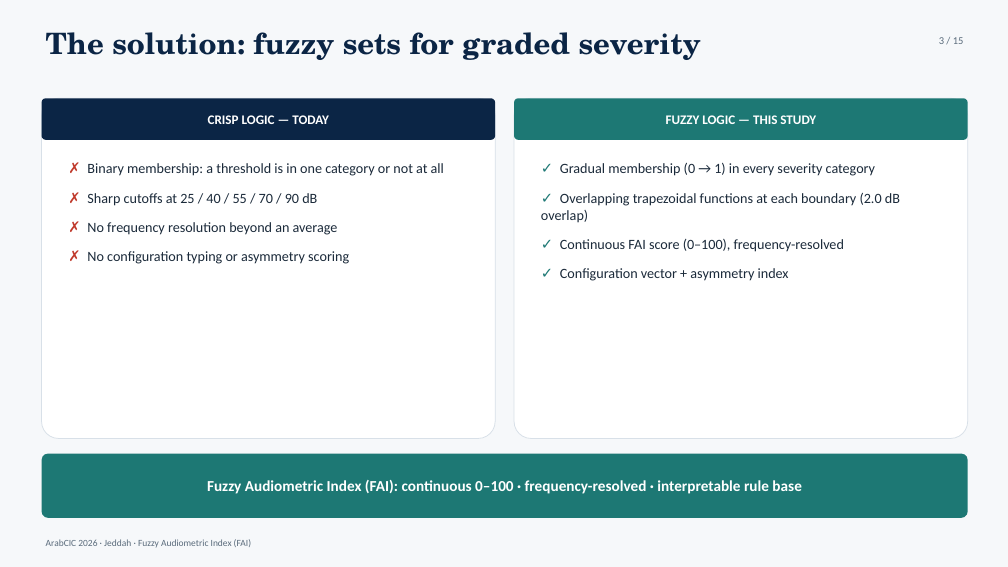
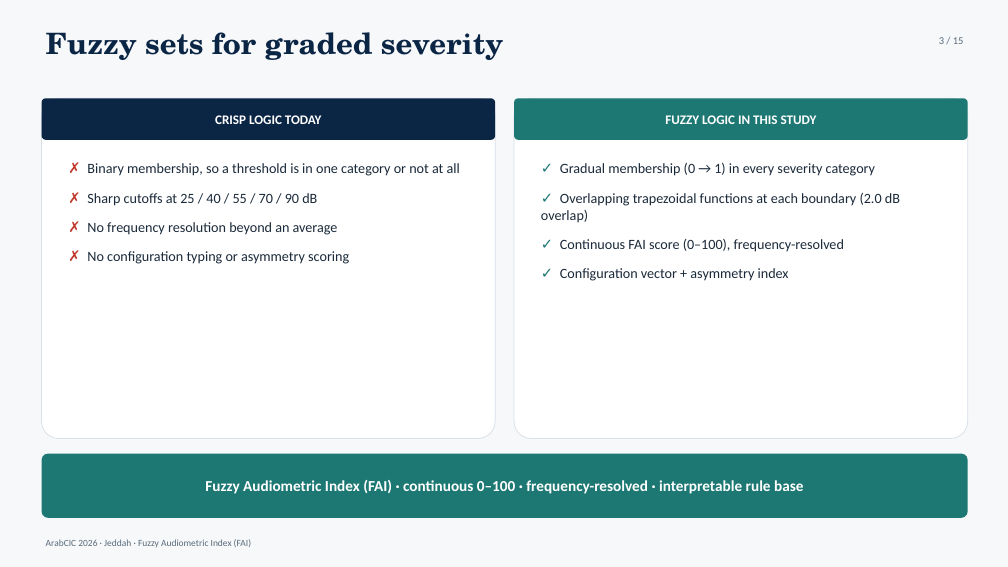
Before and after one commit to ameye/fuzzy-audiogram, a slide deck: slide 3 of arabcic2026/arabcic2026_fuzzy_audiogram.pptx. Drawn at 1008x567 pixels with LibreOffice and Linux fonts; fonts in the diff are those of the drawing. Boxes give left, top, right and bottom in pixels: in the first picture for what was removed or moved away, otherwise in the second. Text is boxed around its words. In the diff, an @@ line names an element or a change of style, - is before the commit and + after.

```diff
--- a/arabcic2026/arabcic2026_fuzzy_audiogram.pptx
+++ b/arabcic2026/arabcic2026_fuzzy_audiogram.pptx
@@ text at box(46, 32, 503, 60): text changed @@
-The solution: fuzzy sets for graded severity
+Fuzzy sets for graded severity
@@ text at box(215, 115, 322, 124): text changed @@
-CRISP LOGIC — TODAY
+CRISP LOGIC TODAY
@@ text at box(665, 115, 817, 124): text changed @@
-FUZZY LOGIC — THIS STUDY
+FUZZY LOGIC IN THIS STUDY
@@ text at box(87, 163, 460, 176): text changed @@
-✗ Binary membership: a threshold is in one category or not at all
+✗ Binary membership, so a threshold is in one category or not at all
@@ text at box(205, 480, 803, 494): text changed @@
-Fuzzy Audiometric Index (FAI): continuous 0–100 · frequency-resolved · interpretable rule base
+Fuzzy Audiometric Index (FAI) · continuous 0–100 · frequency-resolved · interpretable rule base
```
Also in this commit, not shown: 14 other slides changed, 5 other files.
